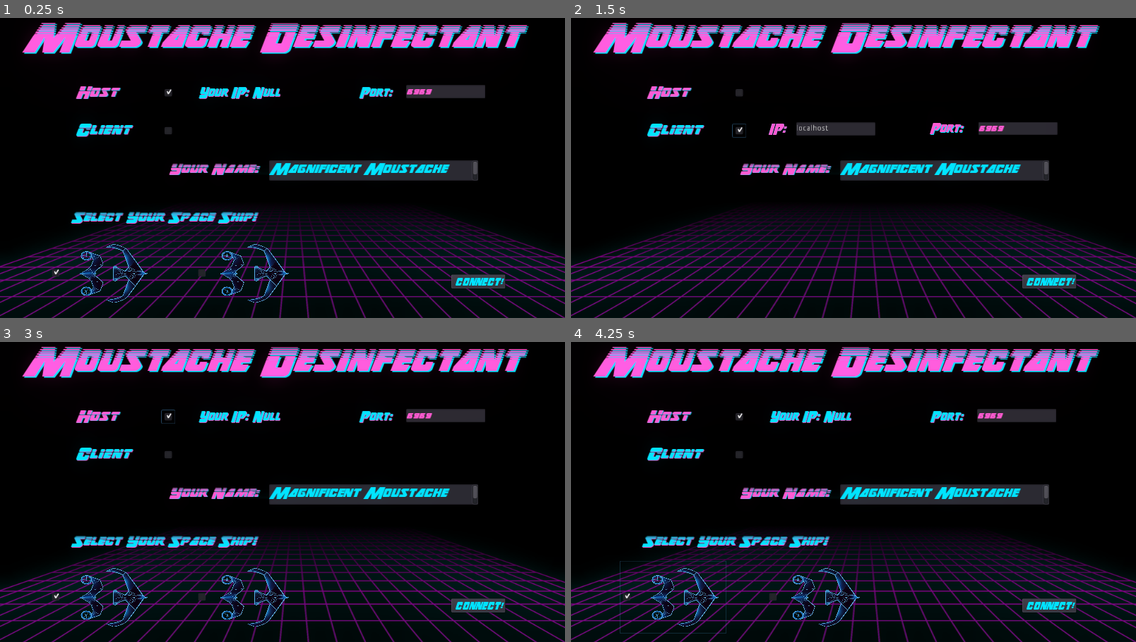
Above: before the commit, frames 1-4 (two rows, left to right).
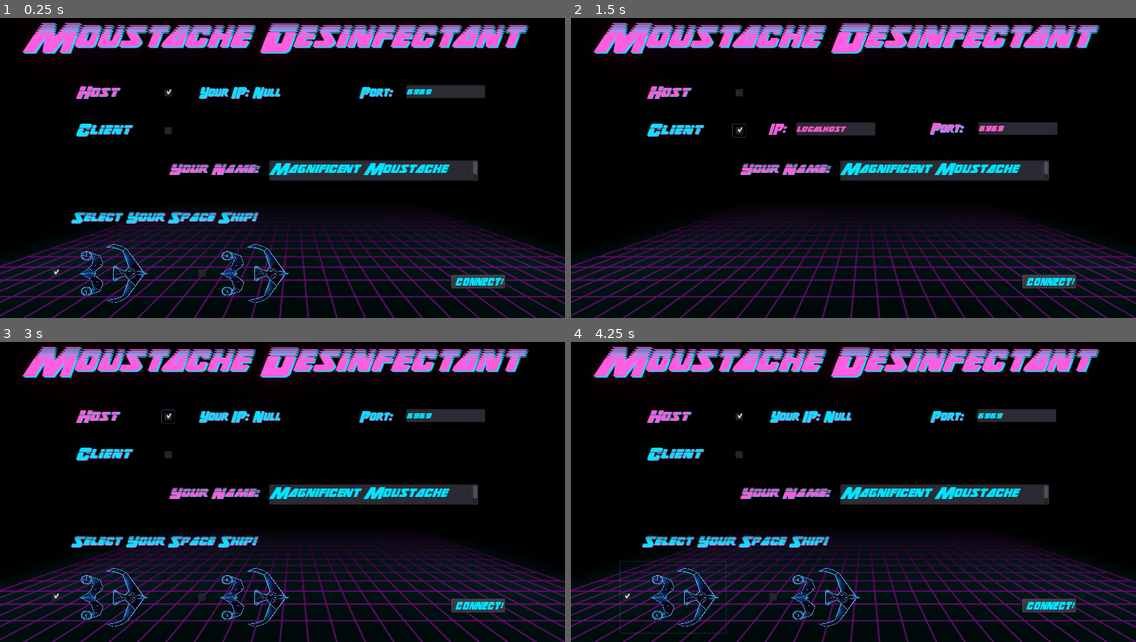
Above: after the commit, the same moments.

Repository: Joniras/MoustacheDesinfectant
Game: Godot game, scene res://Scenes/StartScreen/UI.tscn
Same seed, same stepped clock (60 frames per second), same inputs: the game is played once before the commit and once after it.
Inputs (mouse positions are in pixels of both pictures, inside the frame that each line leads up to):
- Up to frame 1 (0.25 s): no input
- Up to frame 2 (1.5 s): click (740, 132) at 0.5 s; click (740, 132) at 1.25 s
- Up to frame 3 (3 s): click (169, 456) at 2 s; click (169, 417) at 2.75 s
- Up to frame 4 (4.25 s): click (672, 597) at 3.5 s

The runs differ from the first frame. In frame 1, less than 0.1% of the frame differs, in the area x 72-77%, y 23-26%; in frame 2, 0.2%, in the area x 39-49%, y 35-39%; in frame 3, less than 0.1%; in frame 4, less than 0.1%.

Commit message:
Made txt_ip fancy again

Diff:
--- a/Scenes/StartScreen/UI.tscn
+++ b/Scenes/StartScreen/UI.tscn
@@ -26,49 +26,53 @@
 font_data = ExtResource( 6 )
 
 [sub_resource type="DynamicFont" id=5]
-size = 22
-font_data = ExtResource( 4 )
+use_filter = true
+font_data = ExtResource( 6 )
 
 [sub_resource type="DynamicFont" id=6]
 size = 22
 font_data = ExtResource( 4 )
 
 [sub_resource type="DynamicFont" id=7]
+size = 22
 font_data = ExtResource( 4 )
 
 [sub_resource type="DynamicFont" id=8]
+font_data = ExtResource( 4 )
+
+[sub_resource type="DynamicFont" id=9]
 size = 62
 use_filter = true
 font_data = ExtResource( 3 )
-
-[sub_resource type="DynamicFont" id=9]
-size = 26
-use_filter = true
-font_data = ExtResource( 2 )
 
 [sub_resource type="DynamicFont" id=10]
 size = 26
 use_filter = true
 font_data = ExtResource( 2 )
 
-[sub_resource type="Environment" id=11]
+[sub_resource type="DynamicFont" id=11]
+size = 26
+use_filter = true
+font_data = ExtResource( 2 )
+
+[sub_resource type="Environment" id=12]
 background_mode = 4
 glow_enabled = true
 glow_intensity = 0.47
 glow_blend_mode = 0
 glow_hdr_threshold = 0.75
 
-[sub_resource type="DynamicFont" id=12]
-size = 24
-use_filter = true
-font_data = ExtResource( 3 )
-
 [sub_resource type="DynamicFont" id=13]
 size = 24
 use_filter = true
+font_data = ExtResource( 3 )
+
+[sub_resource type="DynamicFont" id=14]
+size = 24
+use_filter = true
 font_data = ExtResource( 6 )
 
-[sub_resource type="DynamicFont" id=14]
+[sub_resource type="DynamicFont" id=15]
 size = 24
 use_filter = true
 font_data = ExtResource( 3 )
@@ -139,6 +143,8 @@
 margin_right = 552.008
 margin_bottom = 268.434
 rect_pivot_offset = Vector2( 72, 26.8557 )
+custom_fonts/font = SubResource( 4 )
+custom_colors/font_color = Color( 1, 0.356863, 0.823529, 1 )
 text = "localhost"
 __meta__ = {
 "_edit_use_anchors_": false
@@ -150,8 +156,8 @@
 margin_right = 880.324
 margin_bottom = 199.834
 rect_pivot_offset = Vector2( 72, 26.8557 )
-custom_fonts/font = SubResource( 4 )
-custom_colors/font_color = Color( 1, 0.356863, 0.823529, 1 )
+custom_fonts/font = SubResource( 5 )
+custom_colors/font_color = Color( 0, 0.882353, 1, 1 )
 text = "6969"
 __meta__ = {
 "_edit_use_anchors_": false
@@ -291,7 +297,7 @@
 margin_right = 881.99
 margin_bottom = 267.277
 rect_pivot_offset = Vector2( 72, 26.8557 )
-custom_fonts/font = SubResource( 4 )
+custom_fonts/font = SubResource( 5 )
 custom_colors/font_color = Color( 1, 0.356863, 0.823529, 1 )
 text = "6969"
 __meta__ = {
Not shown: 11 places in Scenes/StartScreen/UI.tscn that only renumber resources
